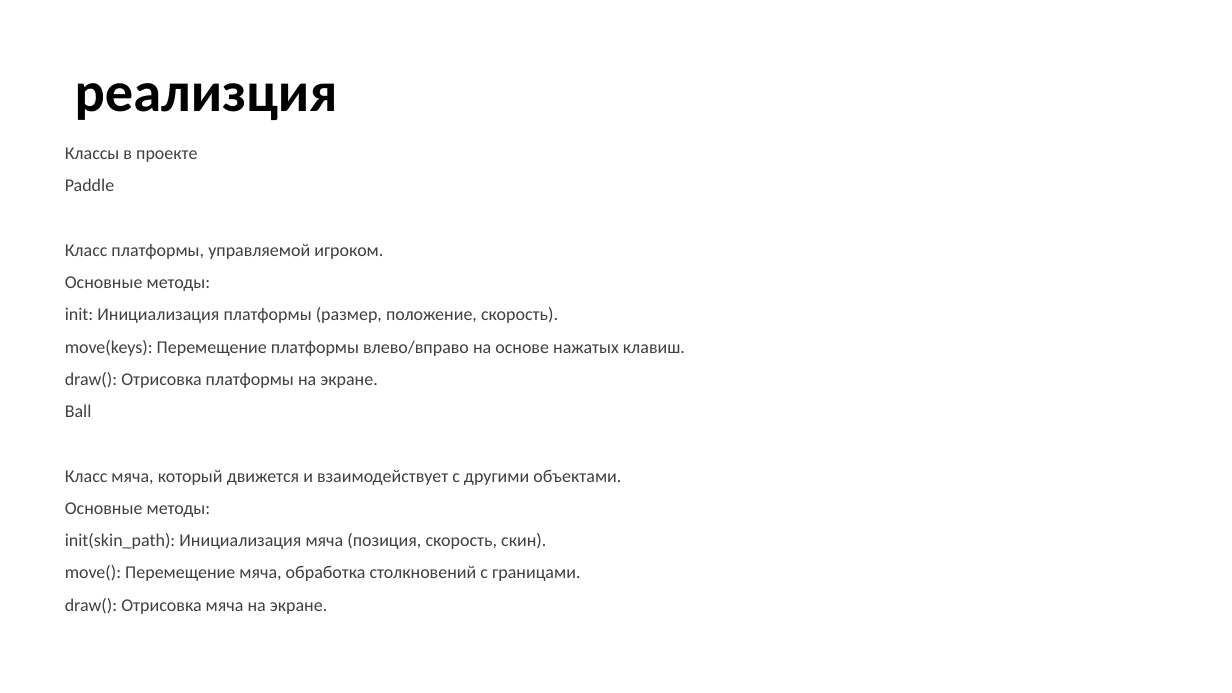
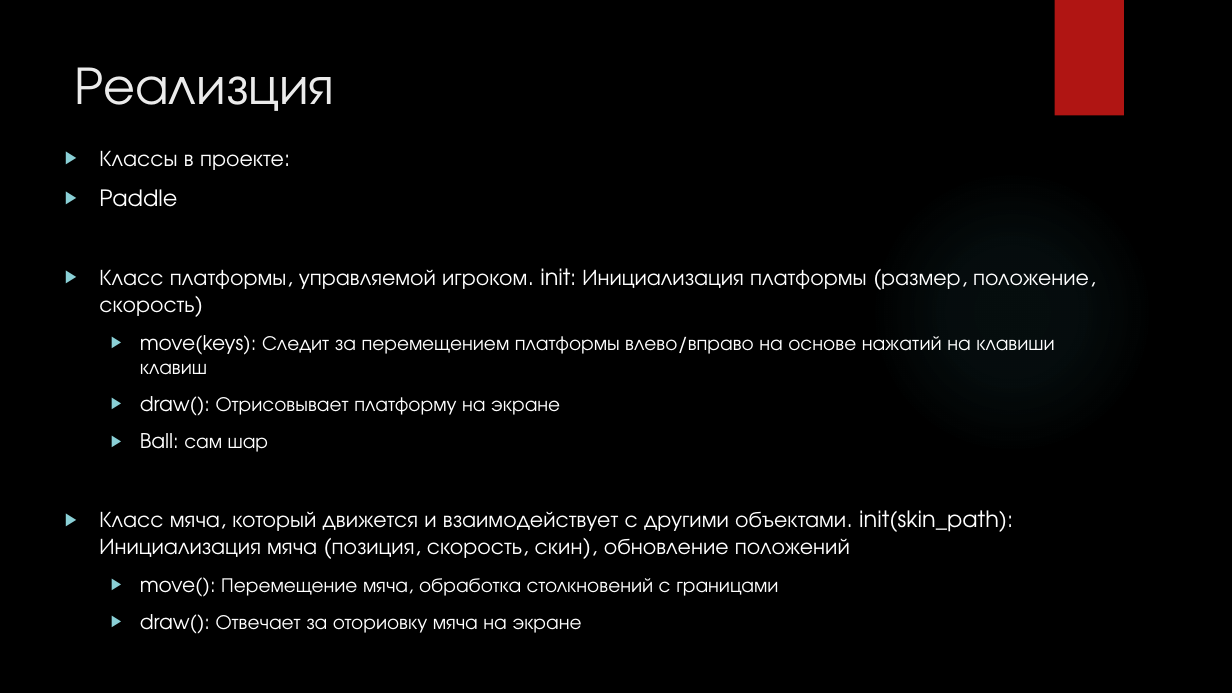
Before and after one commit to Mr-lab-sys/Pygame_project, a slide deck: slide 3 of проект_2.pptx. Drawn at 1232x693 pixels with LibreOffice and Linux fonts; fonts in the diff are those of the drawing; background and template pictures are left out. Boxes give left, top, right and bottom in pixels: in the first picture for what was removed or moved away, otherwise in the second. Text is boxed around its words. In the diff, an @@ line names an element or a change of style, - is before the commit and + after.

```diff
--- a/проект_2.pptx
+++ b/проект_2.pptx
@@ background #FFFFFF to picture (left out) @@
@@ rectangle added at (1055,0,1124,116), fill #B01513 @@
@@ title "Реализция" at (75,67,335,111): vertical alignment middle to top @@
@@ title at (75,67,335,111): text changed; size 44 to 42 pt; font Calibri to TeX Gyre Adventor; text colour #000000 to #EBEBEB; bold off @@
-реализция
+Реализция
@@ text at (99,150,284,170): text changed; size 14 to 17.5 pt; font Calibri to TeX Gyre Adventor; text colour #404040 to #FFFFFF @@
-Классы в проекте
+▶ Классы в проекте:
@@ ellipse added at (870,169,1154,454), fill gradient #50B9C1 @@
@@ text at (99,189,177,207): size 14 to 17.5 pt, font Calibri to TeX Gyre Adventor, text colour #404040 to #FFFFFF in "Paddle"; bullet none to ▶; line spacing 0.9 to 1 @@
@@ text at (99,268,1089,634): text changed; size 14 to 17.5 pt; font Calibri to TeX Gyre Adventor; text colour #404040 to #FFFFFF @@
-Класс платформы, управляемой игроком.
-Основные методы:
-init: Инициализация платформы (размер, положение, скорость).
-move(keys): Перемещение платформы влево/вправо на основе нажатых клавиш.
-draw(): Отрисовка платформы на экране.
-Ball
-Класс мяча, который движется и взаимодействует с другими объектами.
-Основные методы:
-init(skin_path): Инициализация мяча (позиция, скорость, скин).
-move(): Перемещение мяча, обработка столкновений с границами.
-draw(): Отрисовка мяча на экране.
+▶ Класс платформы, управляемой игроком. init: Инициализация платформы (размер, положение, скорость)
+  ▶ move(keys): Следит за перемещением платформы влево/вправо на основе нажатий на клавиши клавиш
+  ▶ draw(): Отрисовывает платформу на экране
+  ▶ Ball: сам шар
+▶ Класс мяча, который движется и взаимодействует с другими объектами. init(skin_path): Инициализация мяча (позиция, скорость, скин), обновление положений
+  ▶ move(): Перемещение мяча, обработка столкновений с границами
+  ▶ draw(): Отвечает за оториовку мяча на экране
```
Also in this commit, not shown: 2 other slides changed, 2 slides added, 2 slides removed.
